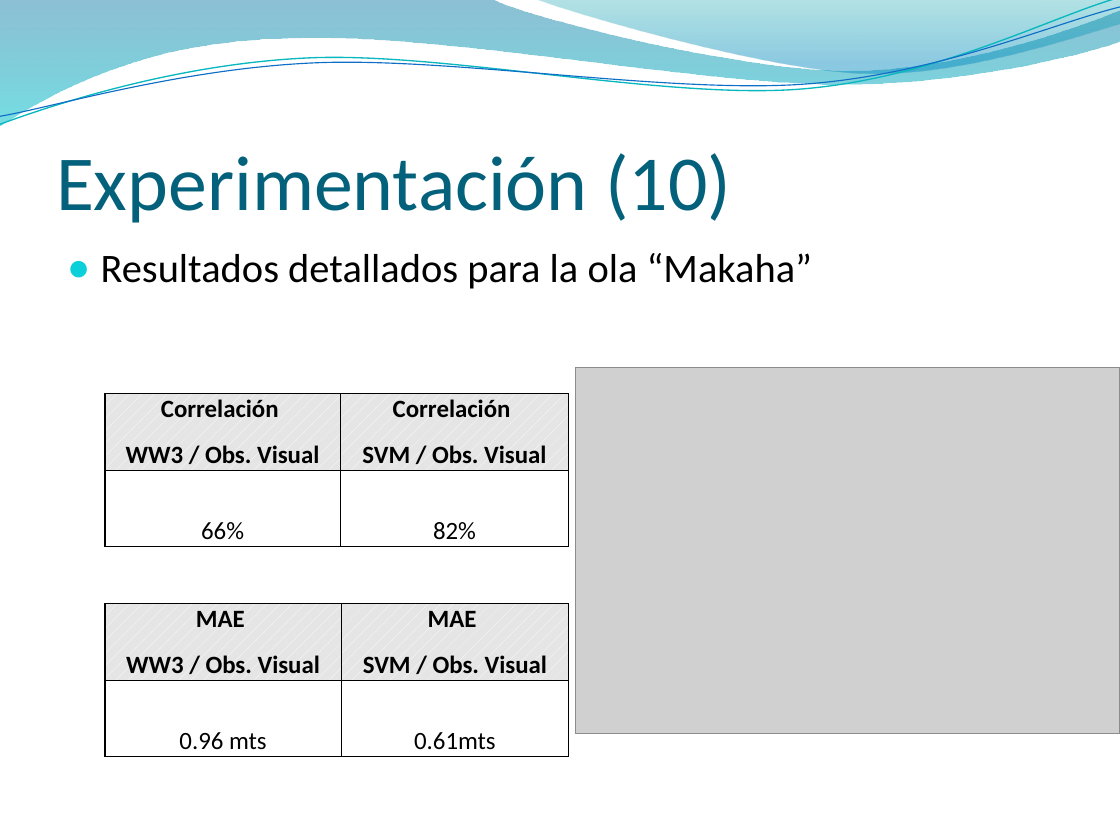
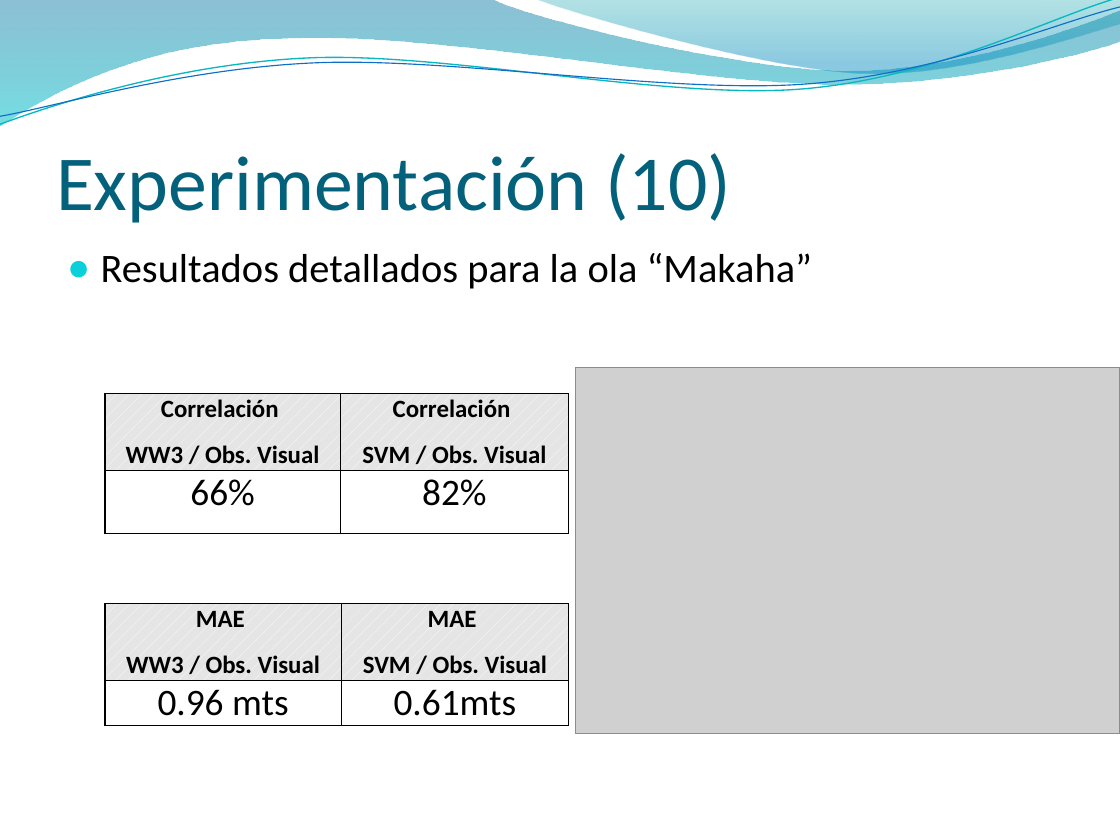
Before and after one commit to jaffadog/neuralito, a slide deck: slide 9 of neuralito/ArfGen/docs/Entregas/Informe Final/presentacion/maxi2.pptx. Drawn at 1120x840 pixels with LibreOffice and Linux fonts; fonts in the diff are those of the drawing; grey boxes stand for pictures; background and template pictures are left out. Boxes give left, top, right and bottom in pixels: in the first picture for what was removed or moved away, otherwise in the second. Text is boxed around its words. In the diff, an @@ line names an element or a change of style, - is before the commit and + after.

```diff
--- a/neuralito/ArfGen/docs/Entregas/Informe Final/presentacion/maxi2.pptx
+++ b/neuralito/ArfGen/docs/Entregas/Informe Final/presentacion/maxi2.pptx
@@ table at (105, 394, 569, 533) @@
@@ size 16 to 24 pt in "66%", "82%" @@
@@ table at (105, 604, 569, 724) @@
@@ size 16 to 24 pt in "0.96 mts", "0.61mts" @@
```
Also in this commit, not shown: 5 other slides changed, 2 other files.
